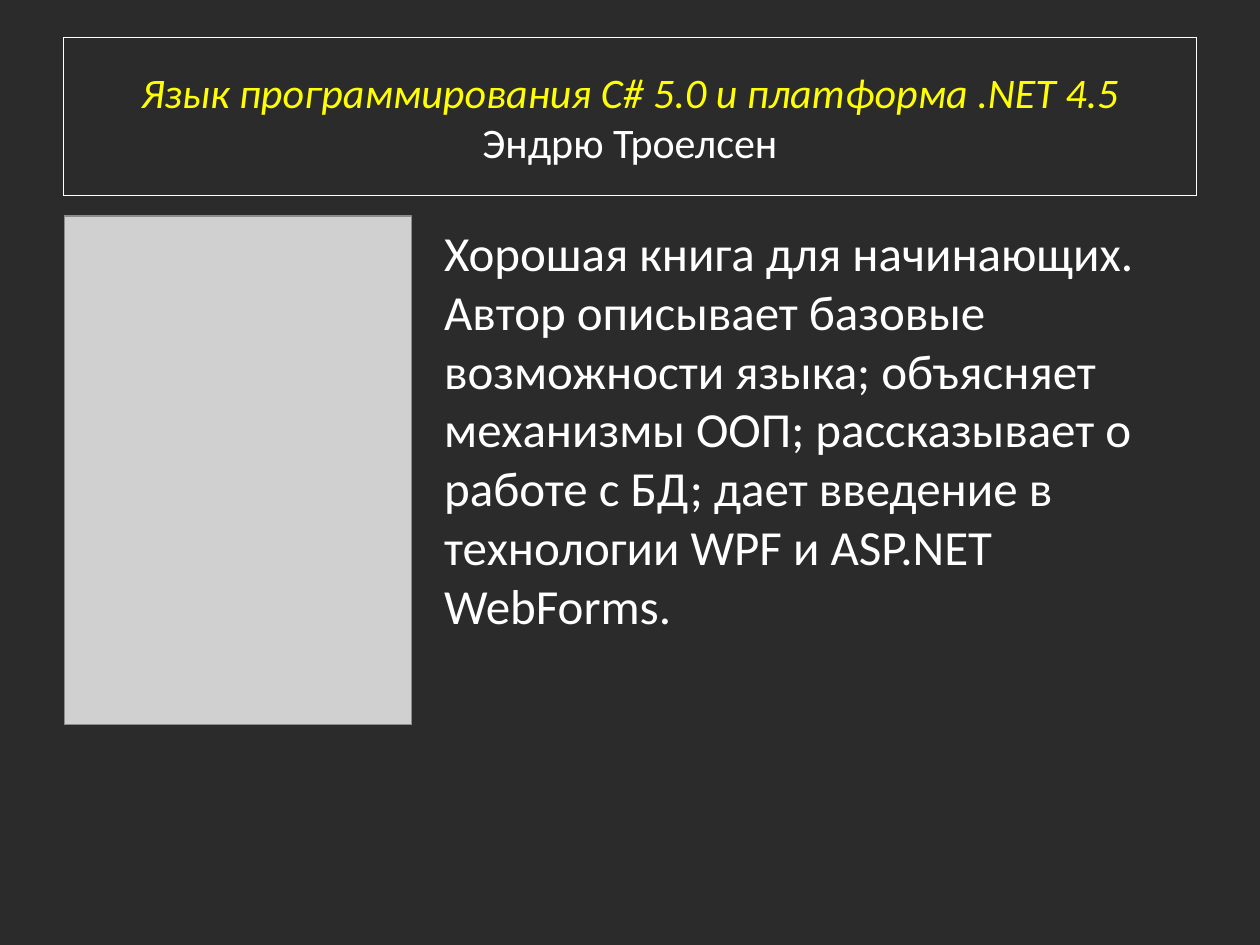
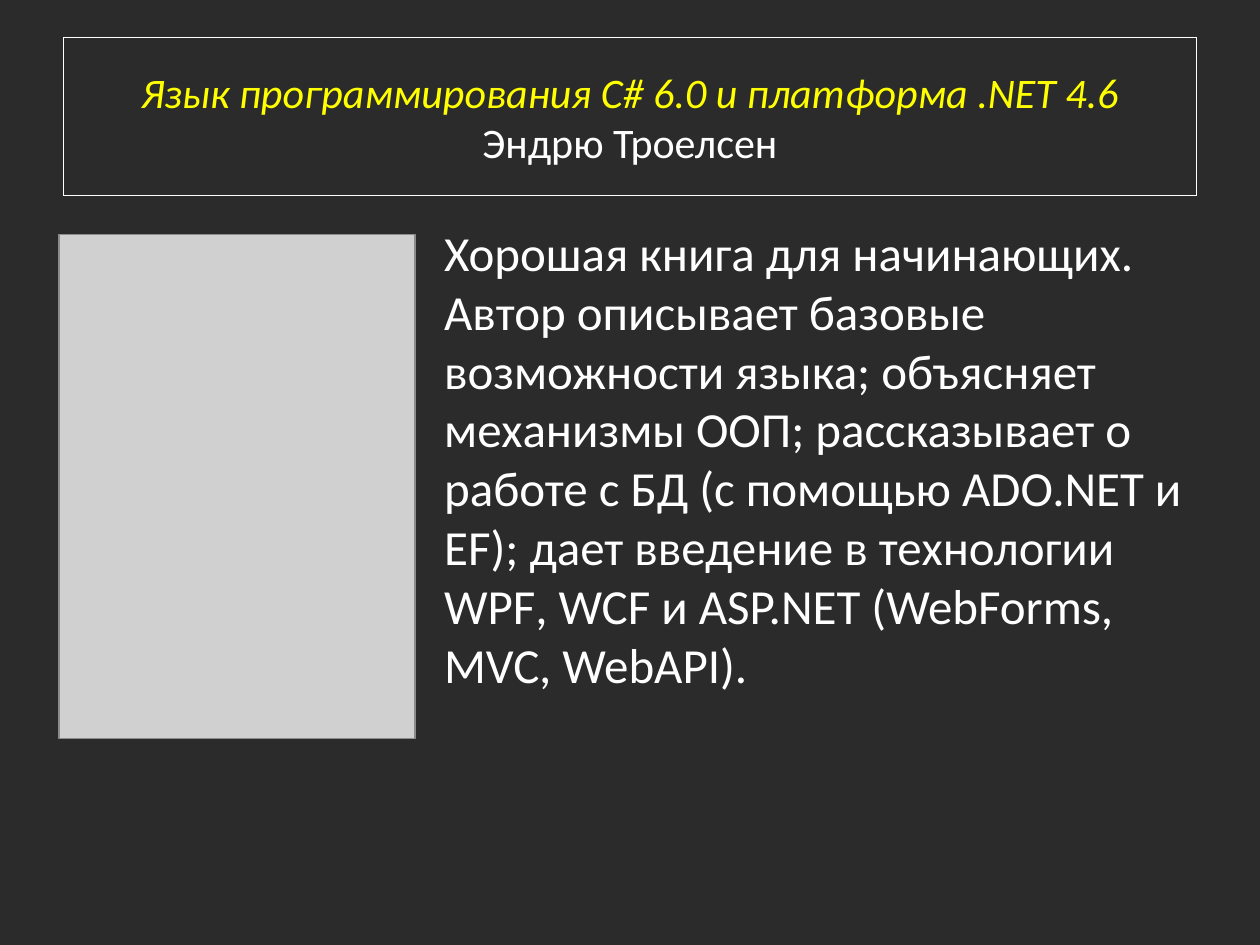
Before and after one commit to bazile/Training, a slide deck: slide 3 of Presentation/books-to-read.pptx. Drawn at 1260x945 pixels with LibreOffice and Linux fonts; fonts in the diff are those of the drawing; grey boxes stand for pictures; background and template pictures are left out; a plain dark background stands for a picture behind light text. Boxes give left, top, right and bottom in pixels: in the first picture for what was removed or moved away, otherwise in the second. Text is boxed around its words. In the diff, an @@ line names an element or a change of style, - is before the commit and + after.

```diff
--- a/Presentation/books-to-read.pptx
+++ b/Presentation/books-to-read.pptx
@@ title at [141,79,1118,165]: text changed @@
-Язык программирования C# 5.0 и платформа .NET 4.5
-Эндрю Троелсен
+Язык программирования C# 6.0 и платформа .NET 4.6
+Эндрю Троелсен
@@ picture: place and size @@
-picture at [64,217,412,726]
+picture at [59,234,416,738]
@@ text at [444,239,1181,690]: text changed @@
-Хорошая книга для начинающих. Автор описывает базовые возможности языка; объясняет механизмы ООП; рассказывает о работе с БД; дает введение в технологии WPF и ASP.NET WebForms.
+Хорошая книга для начинающих. Автор описывает базовые возможности языка; объясняет механизмы ООП; рассказывает о работе с БД (с помощью ADO.NET и EF); дает введение в технологии WPF, WCF и ASP.NET (WebForms, MVC, WebAPI).
```
Also in this commit, not shown: 1 slide added, 4 other files.
